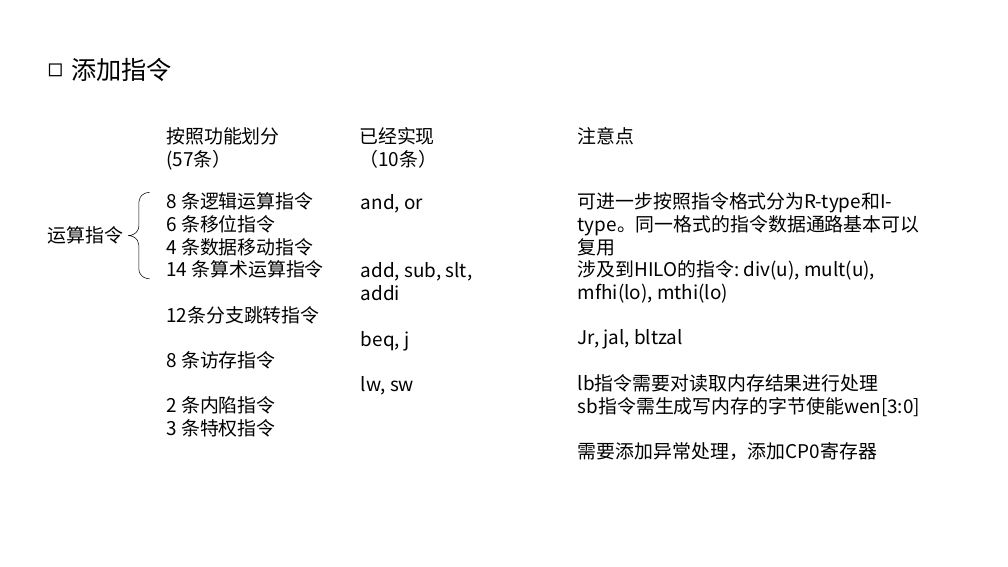
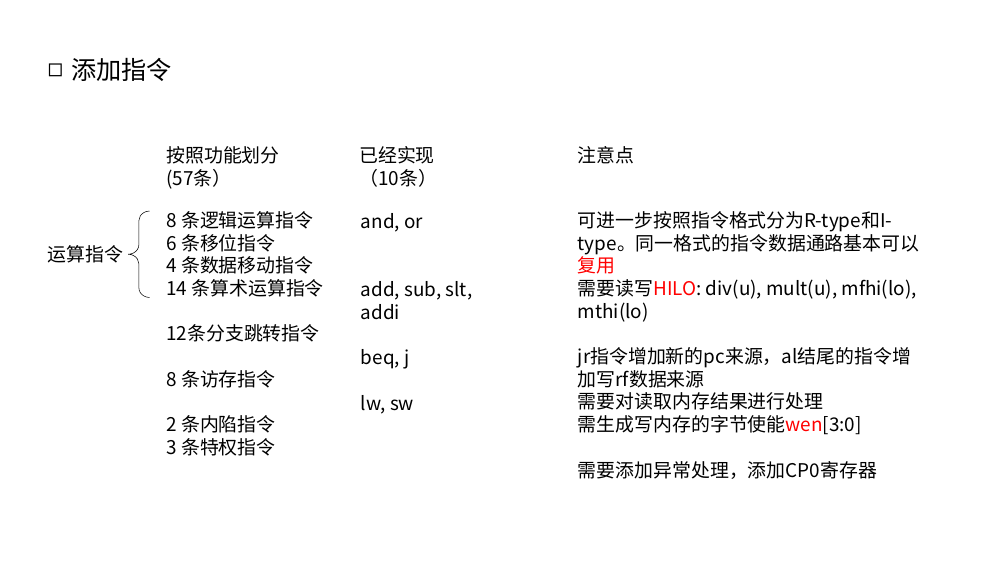
Before and after one commit to y0fy/CO-lab-material-CQU, a slide deck: slide 12 of doc/ppt/2020/硬综讲解1.pptx. Drawn at 1008x567 pixels with LibreOffice and Linux fonts; fonts in the diff are those of the drawing. Boxes give left, top, right and bottom in pixels: in the first picture for what was removed or moved away, otherwise in the second. Text is boxed around its words. In the diff, an @@ line names an element or a change of style, - is before the commit and + after.

```diff
--- a/doc/ppt/2020/硬综讲解1.pptx
+++ b/doc/ppt/2020/硬综讲解1.pptx
@@ 7 texts, 1 left brace: place and size @@
-7 texts, 1 left brace at box(48, 127, 920, 460)
+7 texts, 1 left brace at box(48, 146, 920, 479)
@@ text at box(578, 211, 920, 274): text colour #000000 to #FF0000 in "可进一步按照指令格式分为R-type和I-type。同一格式的指令数据通路基本可以复用" @@
@@ text at box(578, 279, 917, 435): text changed @@
-涉及到HILO的指令: div(u), mult(u), mfhi(lo), mthi(lo)
-Jr, jal, bltzal
-lb指令需要对读取内存结果进行处理
-sb指令需生成写内存的字节使能wen[3:0]
+需要读写HILO: div(u), mult(u), mfhi(lo), mthi(lo)
+jr指令增加新的pc来源，al结尾的指令增加写rf数据来源
+需要对读取内存结果进行处理
+需生成写内存的字节使能wen[3:0]
```
Also in this commit, not shown: 13 other slides changed, 23 slides added, 6 slides removed, 3 other files.
